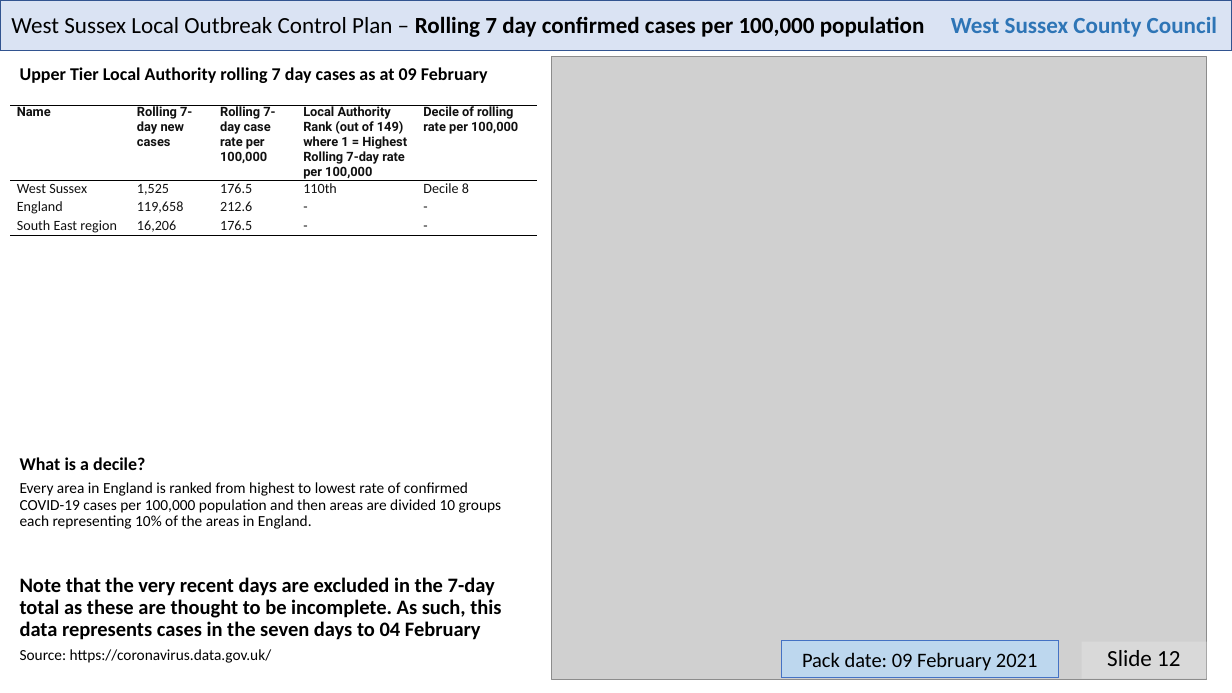
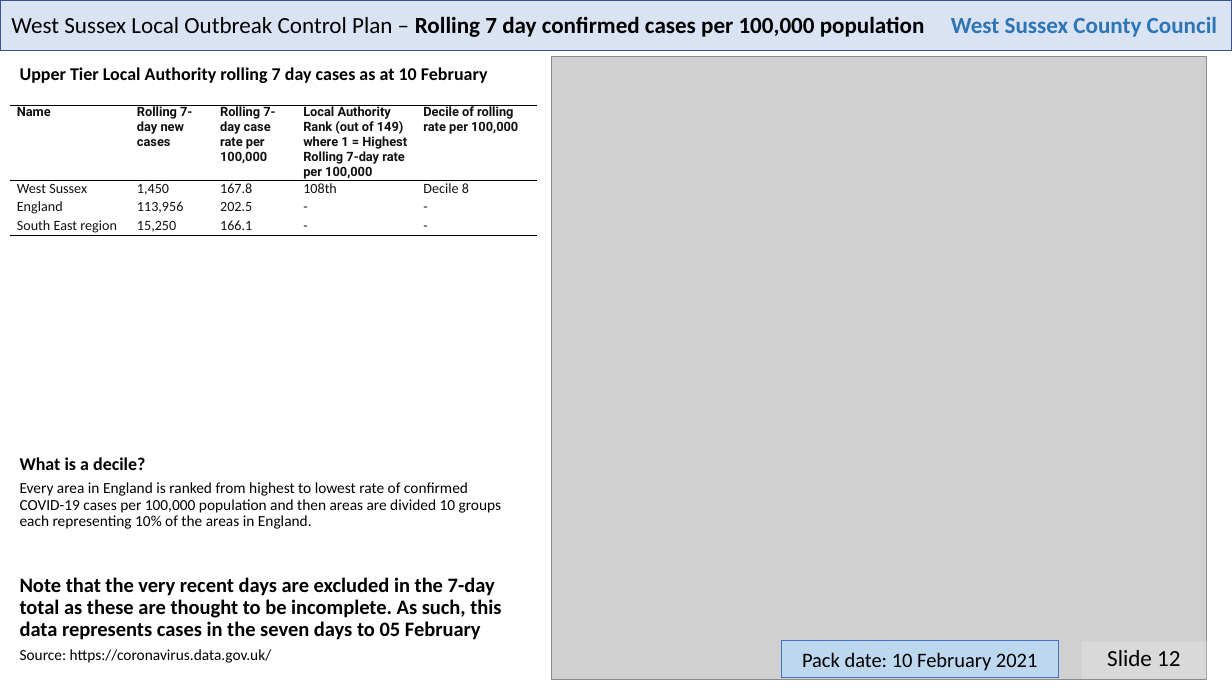
Before and after one commit to psychty/wsx_covid_datapack_public, a slide deck: slide 12 of Latest_West_Sussex_C19_slide_deck.pptx. Drawn at 1232x693 pixels with LibreOffice and Linux fonts; fonts in the diff are those of the drawing; grey boxes stand for pictures. Boxes give left, top, right and bottom in pixels: in the first picture for what was removed or moved away, otherwise in the second. Text is boxed around its words. In the diff, an @@ line names an element or a change of style, - is before the commit and + after.

```diff
--- a/Latest_West_Sussex_C19_slide_deck.pptx
+++ b/Latest_West_Sussex_C19_slide_deck.pptx
@@ text at [20, 67, 488, 83]: text changed @@
-Upper Tier Local Authority rolling 7 day cases as at 09 February
+Upper Tier Local Authority rolling 7 day cases as at 10 February
@@ table at [10, 105, 537, 361] @@
-row 2: West Sussex | 1,525 | 176.5 | 110th | Decile 8
+row 2: West Sussex | 1,450 | 167.8 | 108th | Decile 8
-row 3, column 2: 119,658
+row 3, column 2: 113,956
-row 3, column 3: 212.6
+row 3, column 3: 202.5
-row 4, column 2: 16,206
+row 4, column 2: 15,250
-row 4, column 3: 176.5
+row 4, column 3: 166.1
@@ text at [20, 577, 501, 640]: text changed @@
-Note that the very recent days are excluded in the 7-day total as these are thought to be incomplete. As such, this data represents cases in the seven days to 04 February
+Note that the very recent days are excluded in the 7-day total as these are thought to be incomplete. As such, this data represents cases in the seven days to 05 February
@@ text in rectangle at [802, 652, 1037, 671]: text changed @@
-Pack date: 09 February 2021
+Pack date: 10 February 2021
```
Also in this commit, not shown: 21 other slides changed, 49 other files.
